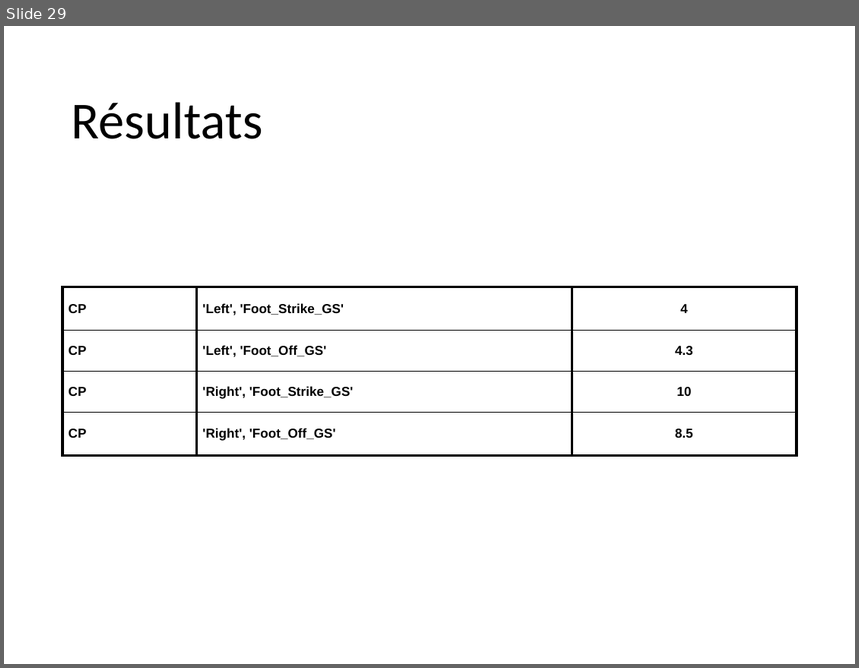
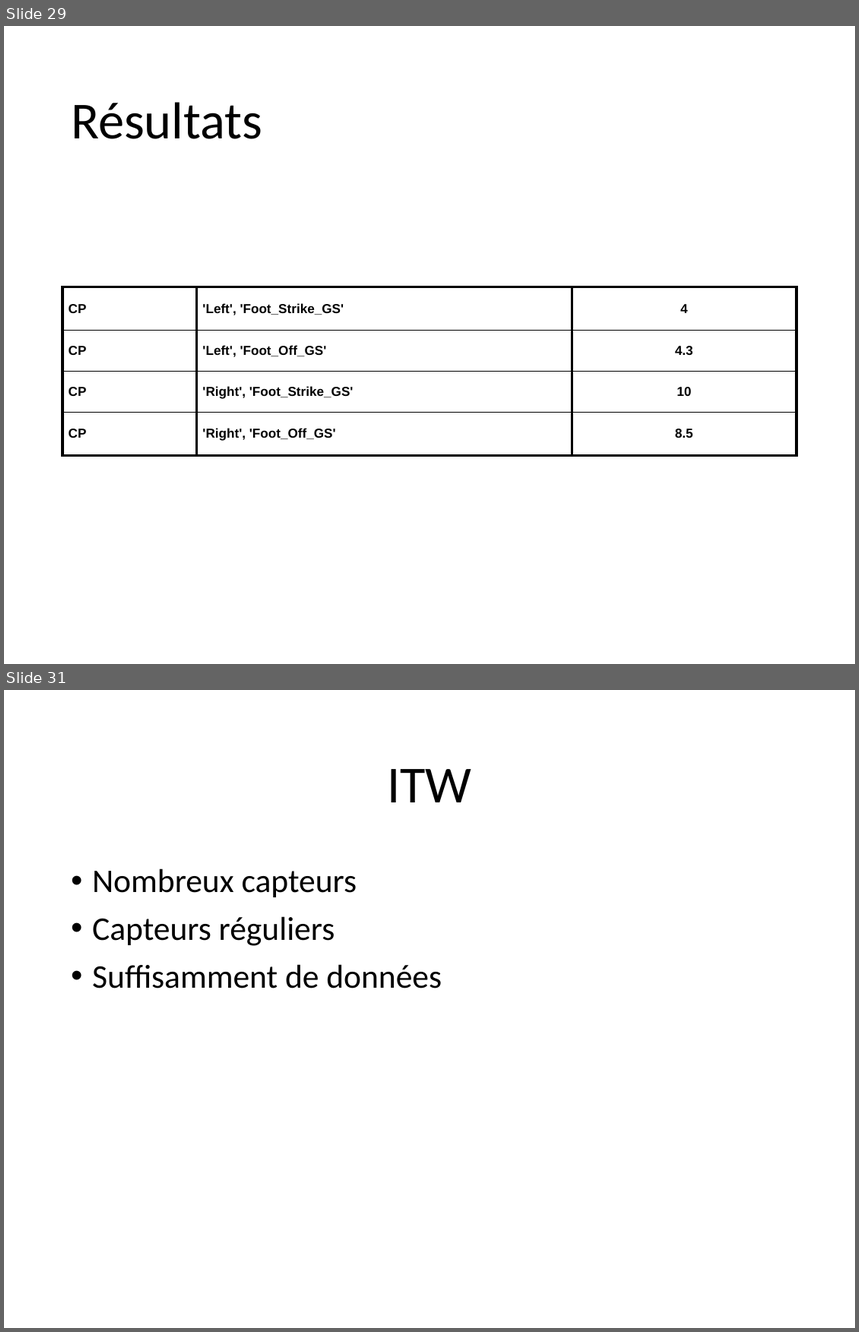
Before and after one commit to staufga0/DM_Project, a slide deck: Data Mining Presentation.pptm. Shown one above the other, each under a label of ours: slide 29 before the commit, slides 29 and 31 after it; the slides between them are not shown. The pictures are 859x668 and 859x1332 pixels, drawn with LibreOffice and Linux fonts; fonts in the diff are those of the drawing. Boxes give left, top, right and bottom in pixels: in the first picture for what was removed or moved away, otherwise in the second. Text is boxed around its words. In the diff, an @@ line names an element or a change of style, - is before the commit and + after.

```diff
--- a/Data Mining Presentation.pptm
+++ b/Data Mining Presentation.pptm
@@ slide 31 added at [4,690,855,1328], background #FFFFFF @@
@@ title added at [387,769,471,802], 44 pt, text #000000 @@
+ITW
@@ text added at [92,869,442,989], 28 pt, text #000000 @@
+• Nombreux capteurs
+• Capteurs réguliers
+• Suffisamment de données
```
Also in this commit, not shown: 3 other slides added.
